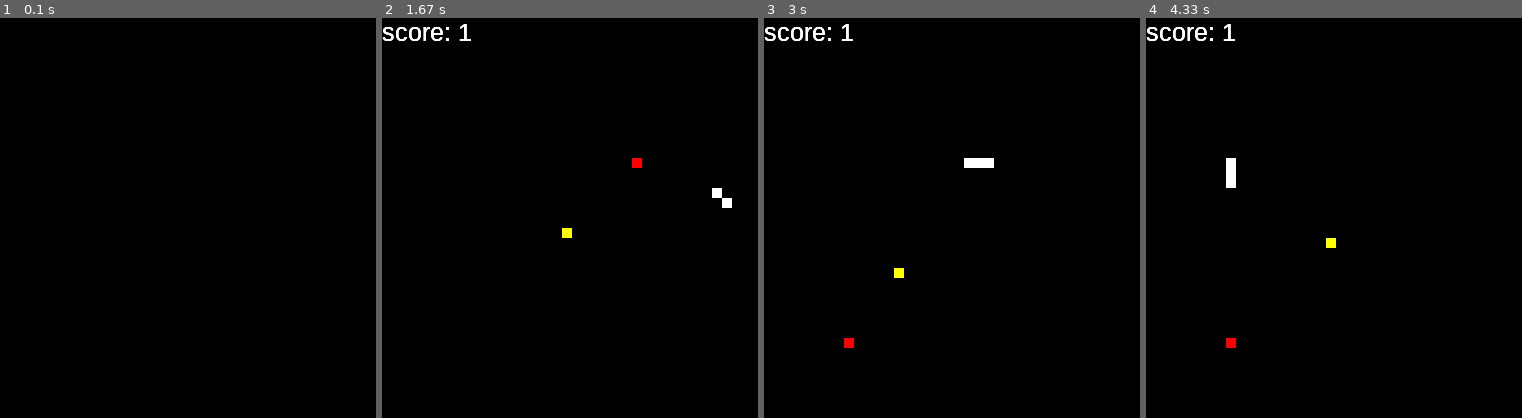
Above: before the commit, frames 1-4 (left to right).
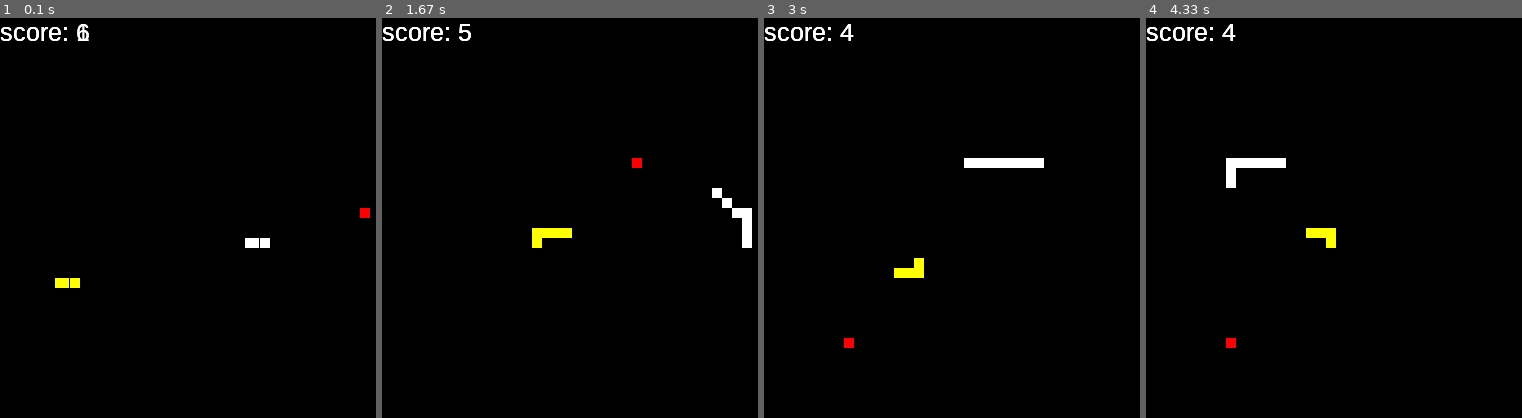
Above: after the commit, the same moments.

Repository: NourHabbal/Programming-classwork
Game: pygame game, started from Custom Pygame Project/main.py
Same seed, same stepped clock (60 frames per second), same inputs: the game is played once before the commit and once after it.
Inputs:
- Up to frame 1 (0.1 s): no input
- Up to frame 2 (1.67 s): hold Right 0.33-0.8 s; hold Up 0.83-1.3 s; hold Right from 1.33 s (still down)
- Up to frame 3 (3 s): release Right at 1.8 s; hold Left 1.83-2.37 s; hold Down 2.4-2.7 s; hold Left from 2.73 s (still down)
- Up to frame 4 (4.33 s): release Left at 3.13 s; hold Up 3.17-3.53 s; hold Right 3.57-4.2 s; hold Down from 4.23 s (still down)

The runs differ from the first frame. In frame 1, 0.8% of the frame differs, in the area x 0-99%, y 1-68%; in frame 2, 0.7%; in frame 3, 0.6%; in frame 4, 0.6%.

Commit message:
Update main.py

Diff:
--- a/Custom Pygame Project/main.py
+++ b/Custom Pygame Project/main.py
@@ -10,8 +10,27 @@
 win_display = pygame.display.set_mode((win_width, win_height))
 pygame.display.set_caption("snake game 2.0")
 
-game_end = False
+
+def end_game(result):
+    match result:
+        case "win":
+            fill_background()
+            show_score()
+
+
+        case "lose":
+            fill_background()
+            show_score()
+            show_lose_message()
+
+            pygame.display.update()
+            pygame.time.delay(2000)
+
+            pygame.quit()
+            quit()
+
 base_width, base_height = 10, 10
+give_length = [True, True]
 
 def get_num_within_range(axis):
     num = 0
@@ -37,8 +56,21 @@
     def __init__(self, food_x, food_y):
         self.pos_x = food_x
         self.pos_y = food_y
-    def reset_position(self):
+    def reset_position(self, eaten_by):
         self.pos_x, self.pos_y = get_num_within_range("x"), get_num_within_range("y")
+        global game_end
+        match eaten_by:
+            case "AI":
+                try:
+                    del snake1.body_list[0]
+                except:
+                    end_game("lose")
+            case "PLAYER":
+                try:
+                    del snake2.body_list[0]
+                except:
+                    end_game("win")
+
     def draw_food(self):
         global base_width, base_height
         pygame.draw.rect(win_display, (COLOR["red"]), [self.pos_x, self.pos_y, base_width, base_height])
@@ -72,13 +104,21 @@
         else:
             self.displace_x = 10
             self.displace_y = 0
-        #print(self.displace_x, self.displace_y)
+    def remove_newest_element(self):
+        del self.body_list[0]
 
     def handle_snake(self, target_x, target_y, snake_type):
         global game_end
         show_score()
         match snake_type:
             case "AI":
+                if give_length[1]:
+                    self.element = self.pos_x
+                    for i in range(5):
+                        self.body_list.append((self.element - 1, self.pos_y))
+                        self.element = self.element - 1
+                give_length[1] = False
+
                 self.pick_direction(target_x, target_y)
                 if random.choice([True, False, False, False]):
                     if self.displace_x != 0:
@@ -93,15 +133,28 @@
                 #    return
                 self.body_list.append((self.pos_x, self.pos_y))
                 if (target_x == self.pos_x and target_y == self.pos_y):
-                    red_dot.reset_position()
+                    red_dot.reset_position("AI")
                 else:
-                    del self.body_list[0]
+                    self.remove_newest_element()
                 red_dot.draw_food()
                 #print(snake2.pos_x, snake2.pos_y)
                 for (i,j) in self.body_list:
-                    pygame.draw.rect(win_display, (COLOR["white"]), [i, j, base_width, base_height])
+                    try:
+                        if (i,j) != snake1.body_list[-1]:
+                            pygame.draw.rect(win_display, (COLOR["white"]), [i, j, base_width, base_height])
+                        else:
+                            pygame.draw.rect(win_display, (COLOR["orange"]), [i, j, base_width, base_height])
+                    except:
+                        game_end = True
                 pygame.display.update()
             case "PLAYER":
+                if give_length[0]:
+                    self.element = self.pos_x
+                    for i in range(5):
+                        self.body_list.append((self.element - 1, self.pos_y))
+                        self.element = self.element - 1
+                give_length[0] = False
+
                 self.pos_x = (self.pos_x + self.displace_x) % win_width
                 self.pos_y = (self.pos_y + self.displace_y) % win_height
                 #if((self.pos_x, self.pos_y) in self.body_list):
@@ -110,9 +163,9 @@
                 self.body_list.append((self.pos_x, self.pos_y))
 
                 if (target_x == self.pos_x and target_y == self.pos_y):
-                    red_dot.reset_position()
+                    red_dot.reset_position("PLAYER")
                 else:
-                    del self.body_list[0]
+                    self.remove_newest_element()
                 show_score()
                 #print(snake2.pos_x, snake2.pos_y)
                 for (i,j) in self.body_list:
@@ -129,7 +182,8 @@
     "white" : (255, 255, 255),
     "black": (0, 0, 0),
     "red": (255, 0, 0),
-    "yellow": (255, 255, 0)
+    "yellow": (255, 255, 0),
+    "orange": (255, 127, 0)
 }
 
 font = pygame.font.SysFont("bahnschrift", 25)
@@ -179,25 +233,14 @@
 
 def main():
     while True:
-        if game_end:
-            fill_background()
-            show_score()
-            show_lose_message()
-
-            pygame.display.update()
-            pygame.time.delay(2000)
-
-            pygame.quit()
-            quit()
         for i in pygame.event.get():
             if (i.type == pygame.QUIT):
                 pygame.quit()
                 quit()
         get_keys()
-
+        fill_background()
         snake1.handle_snake(red_dot.pos_x, red_dot.pos_y, "PLAYER")
         snake2.handle_snake(red_dot.pos_x, red_dot.pos_y, "AI")
-        fill_background()
         clock.tick(10)
 if __name__ == "__main__":
     main()
